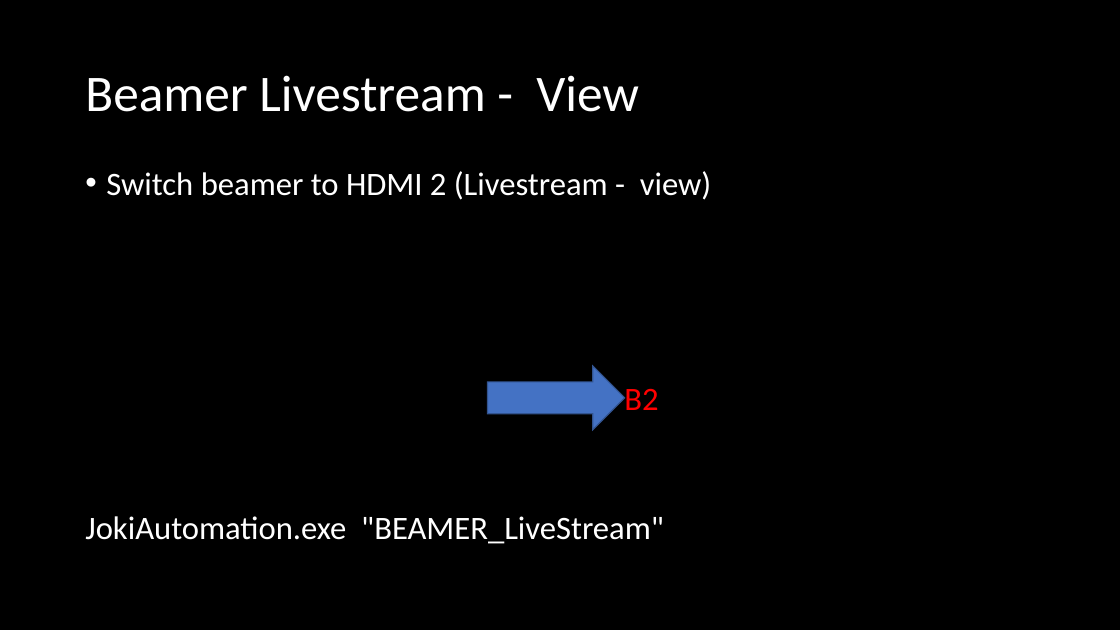
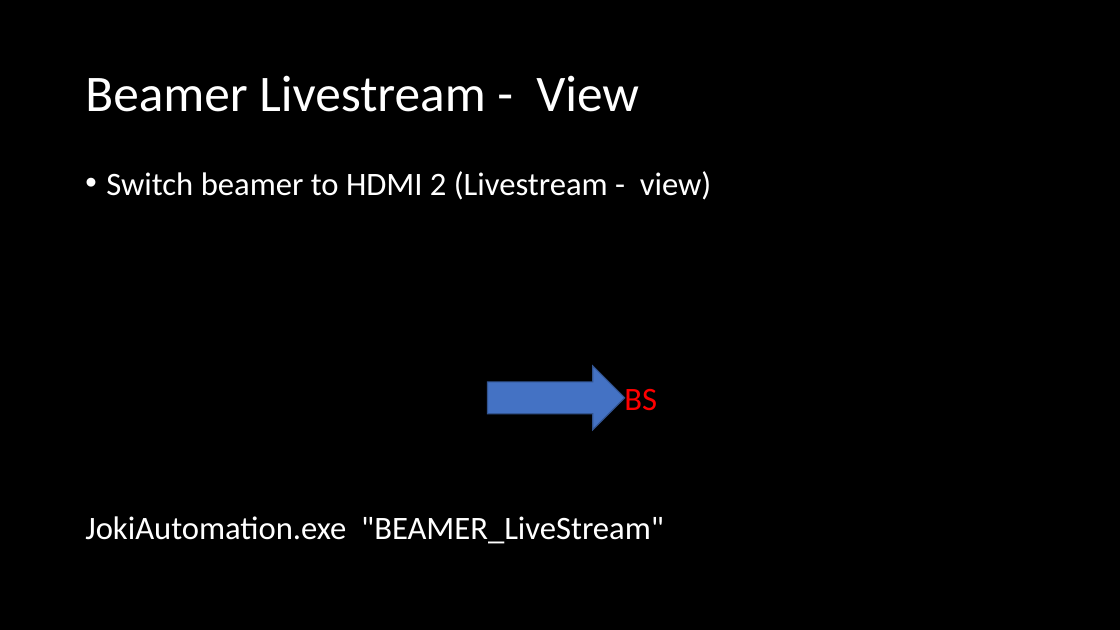
Before and after one commit to Geierwally-xD/JokiAutomation, a slide deck: slide 9 of docu/JoKiAutomationTemplate.pptx (slide 12 before the commit). Drawn at 1120x630 pixels with LibreOffice and Linux fonts; fonts in the diff are those of the drawing. Boxes give left, top, right and bottom in pixels: in the first picture for what was removed or moved away, otherwise in the second. Text is boxed around its words. In the diff, an @@ line names an element or a change of style, - is before the commit and + after.

```diff
--- a/docu/JoKiAutomationTemplate.pptx
+++ b/docu/JoKiAutomationTemplate.pptx
@@ text at box(624, 388, 657, 411): text changed @@
-B2
+BS
```
Also in this commit, not shown: 10 other slides changed, 1 slide added, 3 slides removed, 10 other files.
